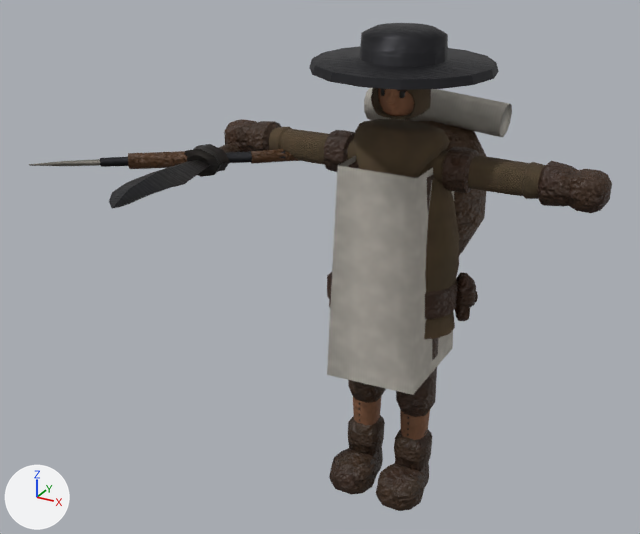
What one commit did to the glTF model csharp/Unciv.Godot/Packs/units/models/unit/Great War Infantry.glb.
Camera for both pictures: a 50 mm lens placed at (0.585, -1.345, 1.1), pointed at (-0.115, -0.073, 0.464). Arrows for +X, +Y and +Z are at lower left; the lights stay in place. The picture after the commit comes second. Where no turn or scale is listed for an object, it has been applied to the vertices. Vertices at exactly the same position are counted once.

Names of what the first picture shows: 'Knife', 'Rifle', 'Warrior'.
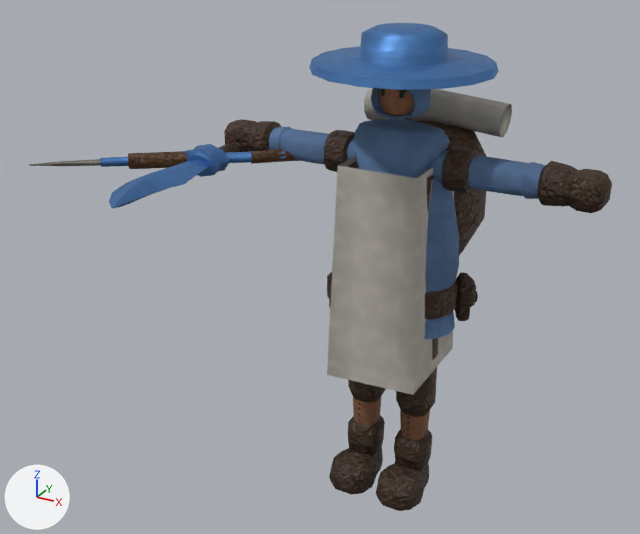
Location of each change, (x1, y1, x2, y2) in pixels of the pictures (640 x 534 px):
part 1 of me_mesh_skinned, recoloured (brown to blue)
    both: (269, 88, 546, 339)
part 2 of me_mesh_skinned, recoloured (dark grey to blue)
    both: (309, 23, 499, 90)
part 3 of me_mesh_knife, recoloured (dark grey to blue)
    both: (109, 144, 229, 209)
part 4 of me_mesh_knife, recoloured
    both: (130, 156, 222, 203)
part 5 of me_mesh_knife, recoloured
    both: (214, 154, 230, 171)
part 6 of me_mesh_rifle, recoloured (dark grey to blue)
    both: (100, 150, 285, 167)

The change, as a diff of the scene's bpy script:
```diff
--- a/csharp/Unciv.Godot/Packs/units/models/unit/Great War Infantry.glb.py
+++ b/csharp/Unciv.Godot/Packs/units/models/unit/Great War Infantry.glb.py
@@ me_mesh_skinned @@
 me_mesh_skinned.from_pydata(...)  # 2435 vertices, 4537 faces; spans x -0.35..0.35, y -0.155..0.222, z 0.015..0.898
 # used by ob_warrior; location = (0.0, 0.0, -0.015)
+# me_mesh_skinned part 1: 1414 faces centred in x -0.239..0.239, y -0.072..0.073, z 0.371..0.863 are repainted in the vertex colours; the middle colour goes from brown #5a4935 to blue #5f7fa7
+# me_mesh_skinned part 2: 160 faces centred in x -0.149..0.149, y -0.15..0.148, z 0.829..0.896 are repainted in the vertex colours; the middle colour goes from dark grey #2e2e32 to blue #588dcd
 me_mesh_skinned.materials.append(mat_wool)
@@ me_mesh_knife @@
 me_mesh_knife.from_pydata(...)  # 88 vertices, 172 faces; spans x -0.041..0.048, y -0.338..0.077, z -0.026..0.026
 # used by ob_knife; location = (-0.322, -0.052, 0.643)
+# me_mesh_knife part 3: 96 faces centred in x -0.032..0.032, y -0.323..0.064, z -0.022..0.023 are repainted in the vertex colours; the middle colour goes from dark grey #322e2a to blue #568ac8
+# me_mesh_knife part 4: 21 faces centred in x -0.036..0.036, y -0.27..0.073, z -0.023..0.018 are repainted in the vertex colours; the middle colour goes from dark grey #322a26 to blue #5586c3
+# me_mesh_knife part 5: 39 faces centred in x -0.036..0.036, y -0.071..0.073, z -0.017..0.017 are repainted in the vertex colours; the middle colour goes from dark grey #322a26 to blue #5183be
 me_mesh_knife.materials.append(mat_iron)
@@ me_mesh_rifle @@
 me_mesh_rifle.from_pydata(...)  # 77 vertices, 138 faces; spans x -0.296..0.178, y -0.24..0.139, z -0.015..0.015
 # used by ob_rifle; location = (-0.279, -0.048, 0.643)
+# me_mesh_rifle part 6: 48 faces centred in x -0.199..0.069, y -0.171..0.028, z -0.009..0.009 are repainted in the vertex colours; the middle colour goes from dark grey #2e2e32 to blue #588dcd
 me_mesh_rifle.materials.append(mat_iron)
```
